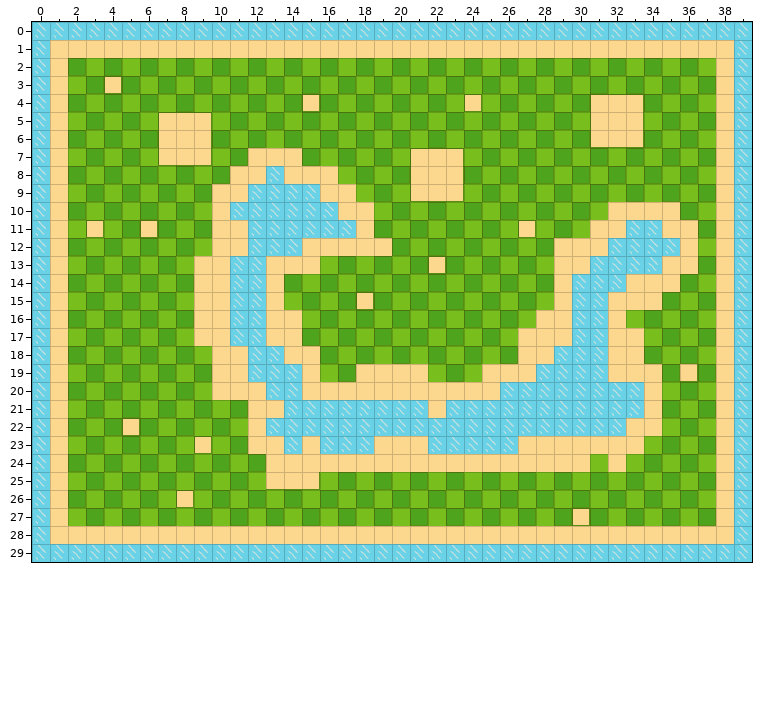
One commit to this Tiled map: Golf Game/assets/TileMap3.tmx. This is how it looked before the edit.
Cells are 32x32 px. Shown: x 0..39, y 0..29.
The result:
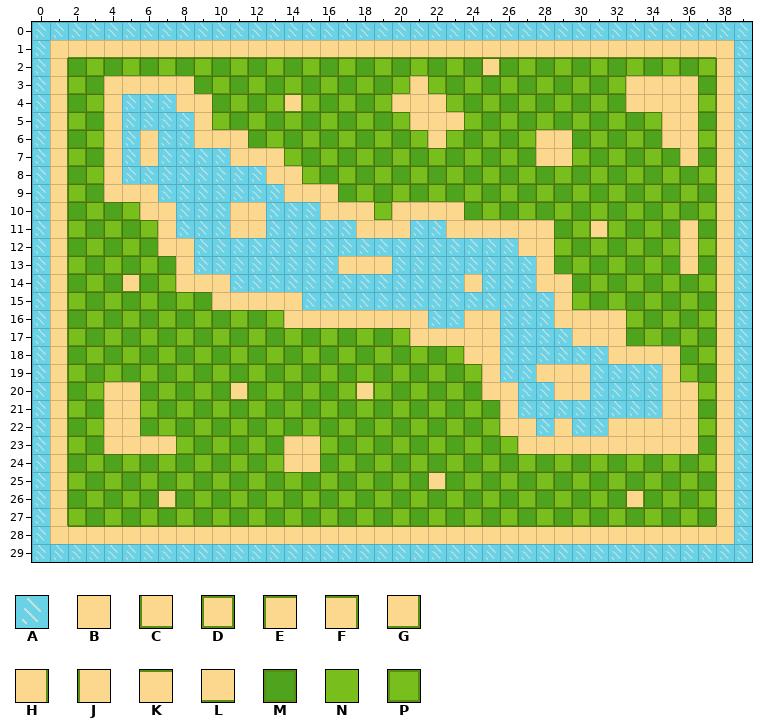
Key: from "TIleSet3": A 0, B 1, C 3, D 4, E 6, F 7, G 8, H 9, J 10, K 11, L 12, M 13, N 14; from "TileSet5": P 2.
_ is an empty cell, . an unchanged one.
The edit:
--- layer "Tile Layer 1"
@@ x 1..38 @@
- 1 .BBBBBBBBBBBBBBBBBBBBBBBBBBBBBBBBBBBB.
- 2 B.N.N.N.N.N.N.N.N.N.N.N.N.N.N.N.N.N.NB
- 3 BN.DMNMN.N.N.N.N.N.NMN.N.N.N.N.NMNMN.B
- 4 B.NMNMNMN.N.NMD.N.NMNMNDN.N.N.EKFMNMNB
- 5 BN.NMNEKFN.N.N.N.N.NMNMN.N.N.NJBHNMN.B
- 6 B.NMNMJBHMN.N.N.N.N.NMN.N.NMN.CLG.NMNB
- 7 BN.NMNCLGNM..B.N.N.NEKFN.N.NMN.N.N.N.B
- 8 B.NMNMNMNMBBA.BBN.N.JBH.N.N.N.N.N.N.NB
- 9 BN.NMNMNMBB..AA.BN.NCLGN.N.N.N.N.N.N.B
-10 B.N.NMNMNBAA...A..NMNMN.N.N.N.NBBBB.NB
-11 BNDN.DMNMB.A......MNMNMNMNDN.NBBAAB..B
-12 B.N.N.NMNBB...BBBBBMNMNMNMNMBBBAAAA.NB
-13 BN.N.N.NBB..BBBNMNMNMDMNMNMNBBAAAAB..B
-14 B.N.N.NM....BMNMNMNMNMNMNMNM.AAABBB.NB
-15 BN.N.N.NB.AA.NMNMDMNMNMNMNMN.AABBB.N.B
-16 B.N.N.N.BBAAB.NMNMNMNMNMNMNB.AA.N.N.NB
-17 BN.N.N.NBBAABB.N.N.NMNMNMNBBBAA.BN.N.B
-18 B.N.N.N.NBBAABB.N.N.N.NMNMBB.....MN.NB
-19 BN.N.N.N.BBAAABN.BBBBN.N.BBAAA.BBBMG.B
-20 B.NMN.N.NBBBAABBBBBBBBBB.A..AA...BNMNB
-21 BN.NMN.N.N.BBAAAAAAAABAAAA.......BMN.B
-22 B.NMD.N.N.NBAAAAAAAAAAAAAAA.A..A..NMNB
-23 BN.NMNMNDN.BBA.AAABBBAAAAA.......NMN.B
-24 B.N.N.N.N.N.B..BBBBBBBBBBBBBBBNBN.N.NB
-25 BN.N.N.N.N.NLLGN.N.N.N.N.N.N.N.N.N.N.B
-26 B.N.N.NDN.N.N.N.N.N.N.N.N.N.N.N.N.N.NB
-27 BN.N.N.N.N.N.N.N.N.N.N.N.N.N.D.N.N.N.B
-28 .BBBBBBBBBBBBBBBBBBBBBBBBBBBBBBBBBBBB.
+ 1 .LLLLLLLLLLLLLLLLLLLLLLLLLLLLLLLLLLLL.
+ 2 H.P.P.P.P.P.P.P.P.P.P.P.D.P.P.P.P.P.PJ
+ 3 HP.BBBBB.P.P.P.P.P.PBP.P.P.P.P.PBBBB.J
+ 4 H.PBAAABB.P.PDP.P.PBBBPMP.P.P.PMBBBBPJ
+ 5 HP.BAAAABP.P.P.P.P.PBBBP.P.P.PMPMPBB.J
+ 6 H.PBABAABBB.P.P.P.P.PBP.P.PBB.PMP.BBPJ
+ 7 HP.BABAAAAB..P.P.P.PMPMP.P.BBP.P.P.B.J
+ 8 H.PBAAAAAAAAB.PMP.P.PMP.P.P.P.P.P.P.PJ
+ 9 HP.BBBAAAAA..BB.MP.PMPMP.P.P.P.P.P.P.J
+10 H.P.PBBAAABB...B..PBBBB.P.P.P.PMPMP.PJ
+11 HPMP.PBAAA.B......BBAABBBBBB.PDPMPM..J
+12 H.P.P.BBAAA...AAAAAAAAAAAABBPMPMPMP.PJ
+13 HP.P.P.BAA..AAAABBBAAAAAAAABMPMPMPM..J
+14 H.P.D.PB....AAAAAAAAAAABAAAB.MPMPMP.PJ
+15 HP.P.P.PM.BB.BAAAAAAAAAAAAAA.PMPMP.P.J
+16 H.P.P.P.PMPMP.BBBBBBBAABBAAA.BB.P.P.PJ
+17 HP.P.P.PMPMPMP.P.P.PBBBBBAAAABB.MP.P.J
+18 H.P.P.P.PMPMPMP.P.P.P.PBBAAA.....BB.PJ
+19 HP.P.P.P.PMPMPMP.PMPMP.P.AABBB.AAABP.J
+20 H.PBB.P.PMDMPMPMPDPMPMPM.B..BB...ABBPJ
+21 HP.BBP.P.P.PMPMPMPMPMPMPMB.......ABB.J
+22 H.PBB.P.P.PMPMPMPMPMPMPMPBB.B..B..BBPJ
+23 HP.BBBBPMP.PMB.PMPMPMPMPMP.......BBB.J
+24 H.P.P.P.P.P.P..MPMPMPMPMPMPMPMPMP.P.PJ
+25 HP.P.P.P.P.PMPMP.P.P.D.P.P.P.P.P.P.P.J
+26 H.P.P.DMP.P.P.P.P.P.P.P.P.P.P.P.D.P.PJ
+27 HP.P.P.P.P.P.P.P.P.P.P.P.P.P.P.P.P.P.J
+28 .KKKKKKKKKKKKKKKKKKKKKKKKKKKKKKKKKKKK.
Where, in picture pixels (left, top, right, bottom), the same in both pictures:
changed: (67, 57, 717, 527)
